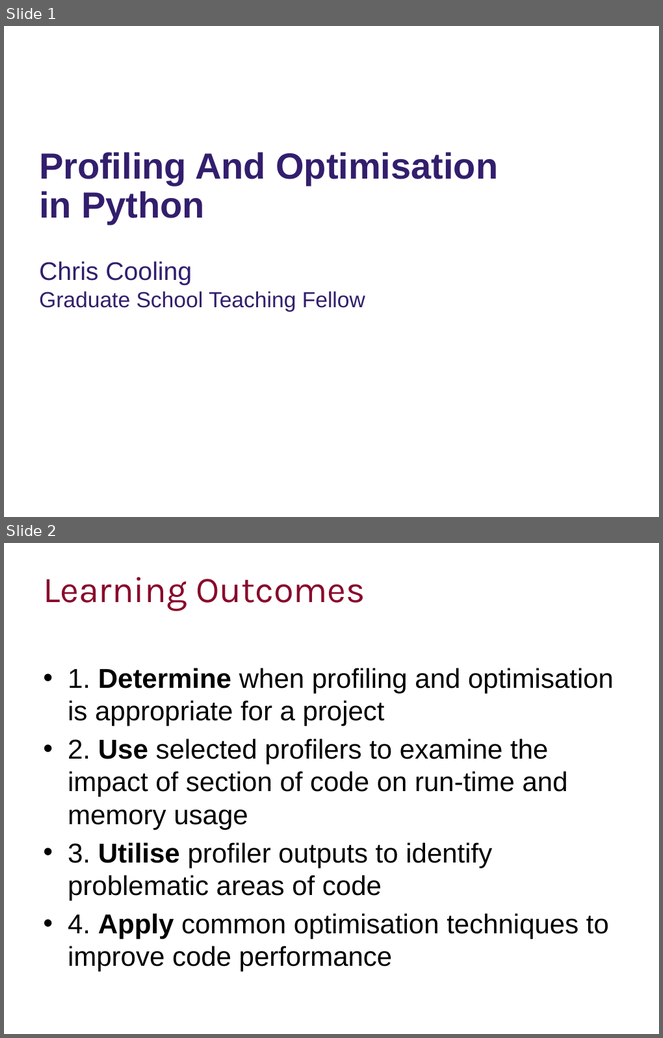
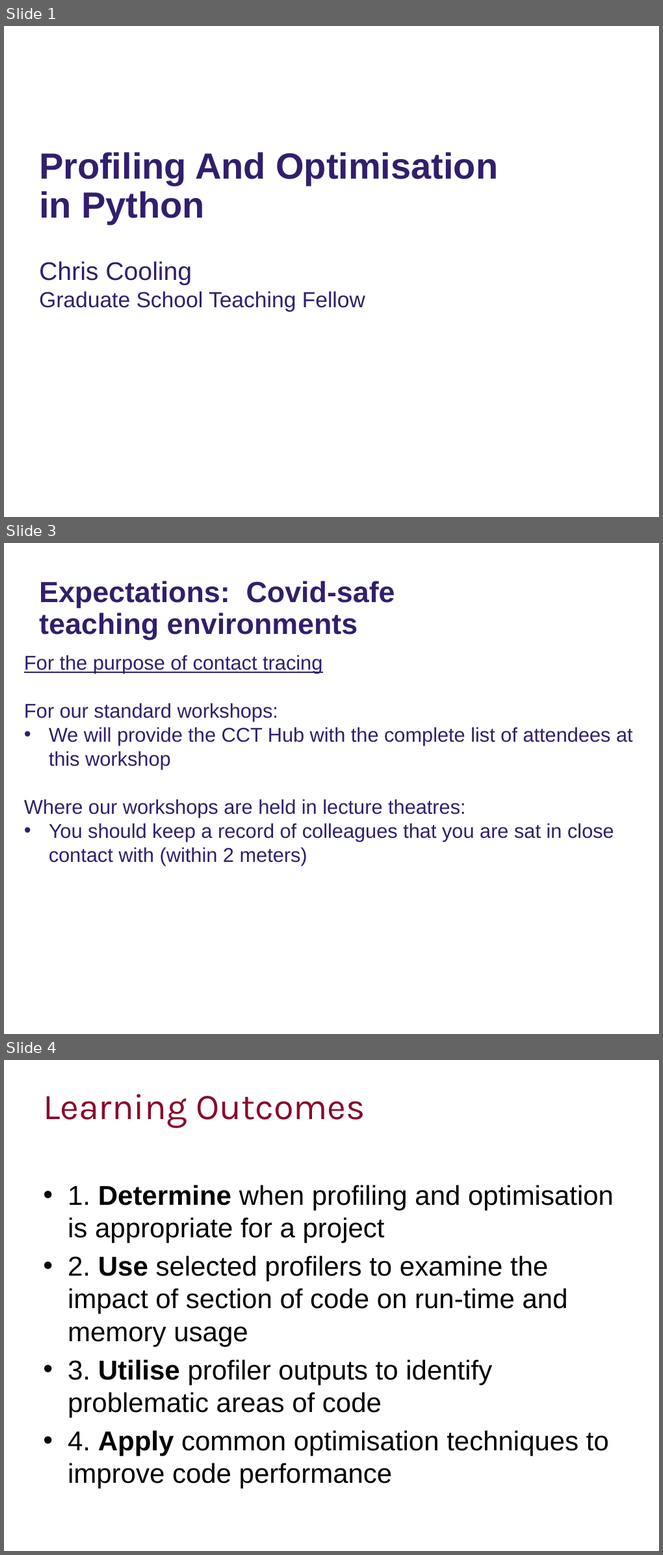
Before and after one commit to ImperialCollegeLondon/RCDS-profiling-and-optimisation-in-python, a slide deck: Proifling and Optimisation in Python Slides.pptx. Shown one above the other, each under a label of ours: slides 1 and 2 before the commit, slides 1, 3 and 4 after it; the slides between them are not shown. The pictures are 663x1038 and 663x1555 pixels, drawn with LibreOffice and Linux fonts; fonts in the diff are those of the drawing; background and template pictures are left out. Boxes give left, top, right and bottom in pixels: in the first picture for what was removed or moved away, otherwise in the second. Text is boxed around its words. In the diff, an @@ line names an element or a change of style, - is before the commit and + after.

Commit message:
Added Covid Slides

```diff
--- a/Proifling and Optimisation in Python Slides.pptx
+++ b/Proifling and Optimisation in Python Slides.pptx
@@ slide 3 added at box(4, 543, 659, 1034), background #FFFFFF @@
@@ text added at box(39, 581, 395, 639), 32 pt, text #321E6D, bold @@
+Expectations: Covid-safe teaching environments
@@ subtitle added at box(24, 655, 633, 865), 22 pt, text #321E6D @@
+For the purpose of contact tracing
+For our standard workshops:
+• We will provide the CCT Hub with the complete list of attendees at this workshop
+Where our workshops are held in lecture theatres:
+• You should keep a record of colleagues that you are sat in close contact with (within 2 meters)
@@ what was slide 2 is now slide 4 @@
```
Also in this commit, not shown: 1 other slide added.
